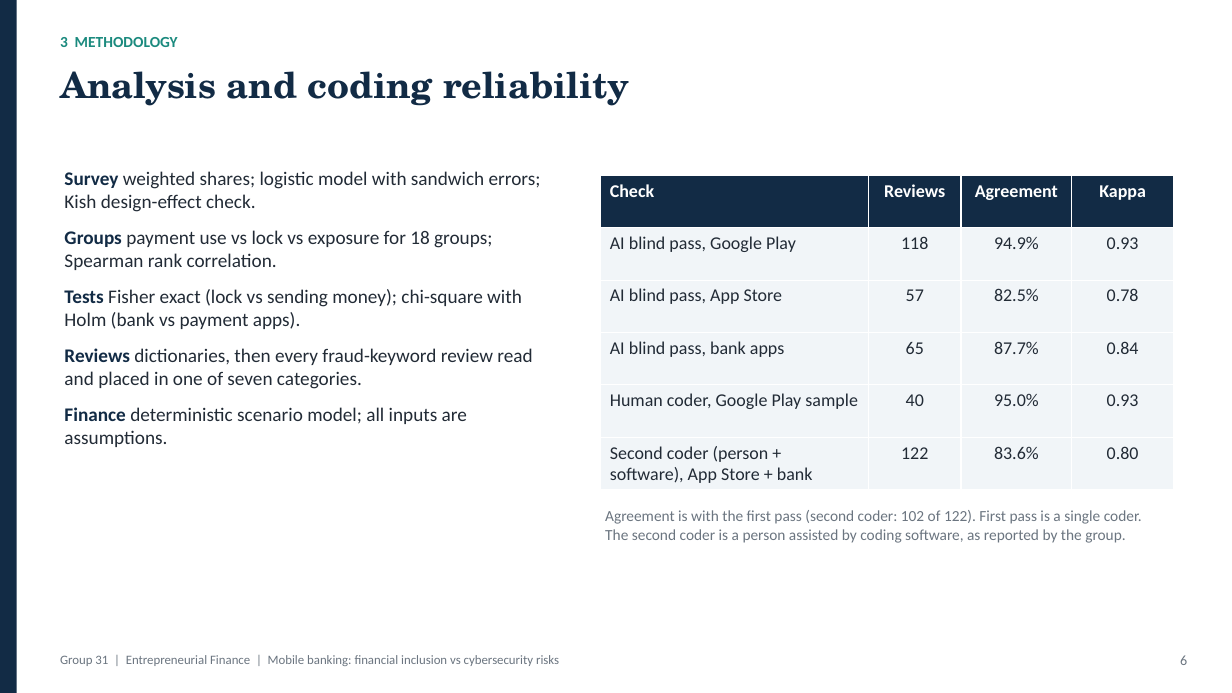
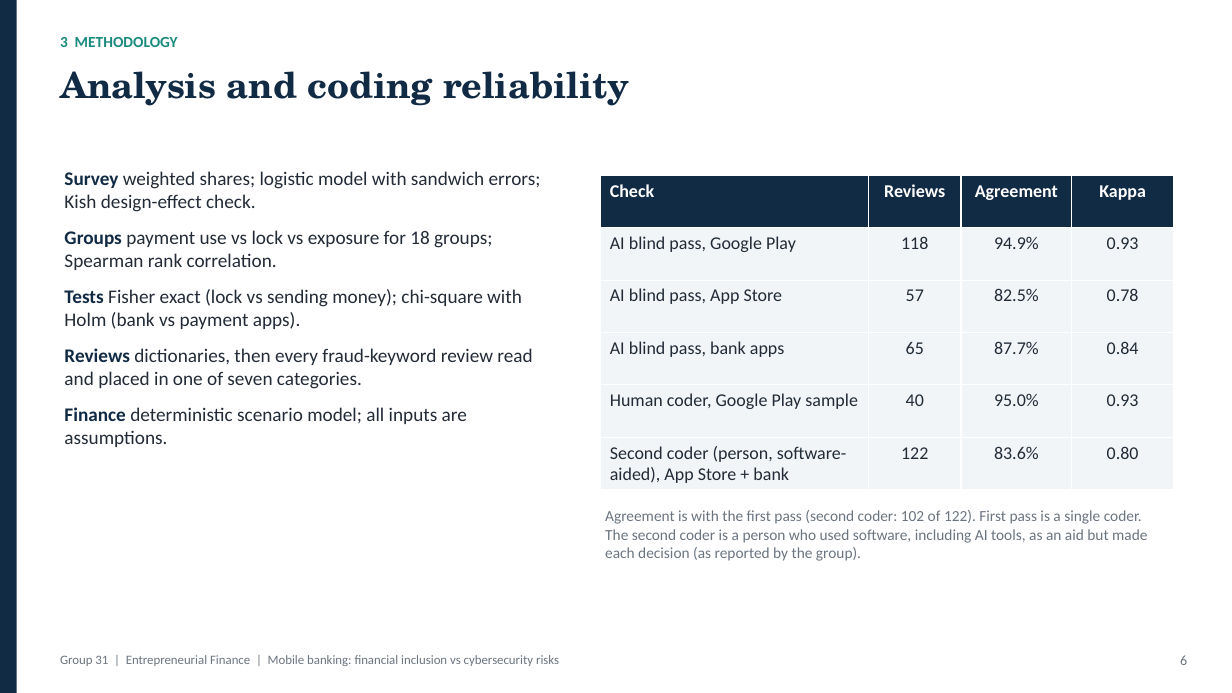
Before and after one commit to sahsudhanshu/EF, a slide deck: slide 6 of Condensed/Group_31_Presentation_Short.pptx. Drawn at 1232x693 pixels with LibreOffice and Linux fonts; fonts in the diff are those of the drawing. Boxes give left, top, right and bottom in pixels: in the first picture for what was removed or moved away, otherwise in the second. Text is boxed around its words. In the diff, an @@ line names an element or a change of style, - is before the commit and + after.

Commit message:
Clarify second-coder description in paper, slides, guide and docs

```diff
--- a/Condensed/Group_31_Presentation_Short.pptx
+++ b/Condensed/Group_31_Presentation_Short.pptx
@@ table at (601, 176, 1174, 490) @@
-row 6, column 1: Second coder (person + software), App Store + bank
+row 6, column 1: Second coder (person, software-aided), App Store + bank
@@ text at (605, 510, 1147, 561): text changed @@
-Agreement is with the first pass (second coder: 102 of 122). First pass is a single coder. The second coder is a person assisted by coding software, as reported by the group.
+Agreement is with the first pass (second coder: 102 of 122). First pass is a single coder. The second coder is a person who used software, including AI tools, as an aid but made each decision (as reported by the group).
```
Also in this commit, not shown: 16 other files.
